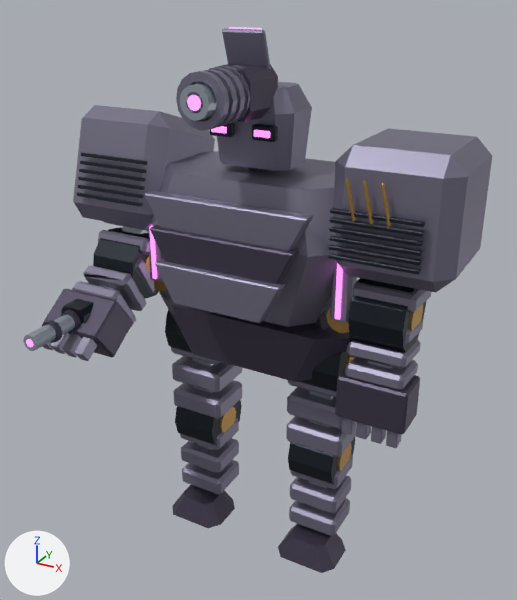
What one commit did to the glTF model public/assets/models/reference/t12.glb.
Camera for both pictures: a camera (50 mm lens) standing at (3.64, -6.75, 6.55) and looking at (0.17, -0.43, 3.39). Every picture has the same lights, and +X, +Y and +Z are marked at lower left. The first picture is the older version. Both versions are drawn at frame 13 of the action 'heavy'; the numbers are the values there.

Objects in the first picture: 'Export_chest_armor', 'Export_chest_shade', 'Export_elbow_l_dark', 'Export_head_armor', 'Export_hip_l_armor', 'Export_hip_r_armor', 'Export_hips_shade', 'Export_knee_l_armor', 'Export_shoulder_l_armor', 'Export_shoulder_l_dark', 'Export_shoulder_r_armor', 'Export_wrist_l_shade' and 43 more.
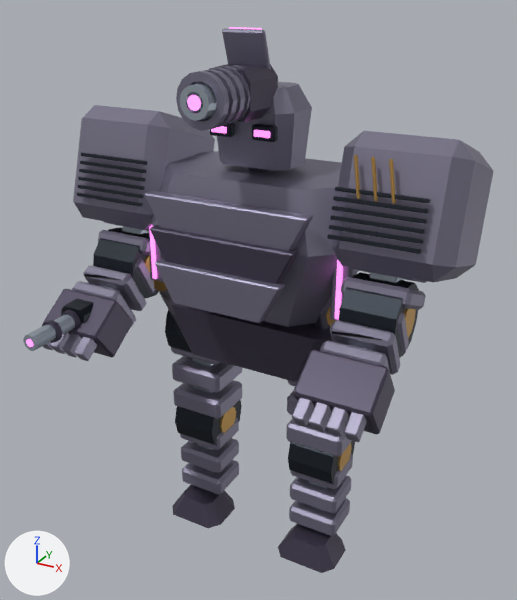
ob_shoulder_l is not drawn itself; it is the parent of ob_elbow_l, ob_export_shoulder_l_armor, ob_export_shoulder_l_brass, ob_export_shoulder_l_dark, ob_export_shoulder_l_steel.
ob_elbow_l is not drawn itself; it is the parent of ob_export_elbow_l_armor, ob_export_elbow_l_brass, ob_export_elbow_l_dark, ob_export_elbow_l_steel, ob_wrist_l.

Location of each change, (x1, y1, x2, y2) in pixels of the pictures (517 x 600 px):
'Export_shoulder_l_armor', turned
    before: (333, 128, 492, 313)
    after: (331, 131, 493, 310)
'Export_wrist_l_shade', turned
    before: (335, 370, 420, 435)
    after: (293, 349, 395, 435)
'Export_shoulder_l_dark', turned
    before: (328, 208, 425, 275)
    after: (327, 187, 431, 254)
'Export_elbow_l_armor', turned
    before: (345, 319, 423, 390)
    after: (320, 308, 409, 375)
'Export_elbow_l_dark', turned
    before: (348, 278, 426, 352)
    after: (339, 272, 419, 358)
'Export_wrist_l_armor', turned
    before: (342, 418, 401, 448)
    after: (292, 397, 367, 442)
'Export_shoulder_l_brass', turned
    before: (345, 178, 391, 228)
    after: (354, 155, 396, 204)
'Export_elbow_l_brass', turned
    before: (409, 304, 423, 331)
    after: (404, 308, 416, 338)
'Export_shoulder_l_steel', turned (not visible before)
    after: (369, 272, 404, 283)
'Export_elbow_l_steel', turned (mostly hidden)
    before: (367, 361, 391, 368)
    after: (349, 344, 373, 351)

What changed in the scene script:
```text
Change ob_shoulder_l:
    ob_shoulder_l.rotation_euler: (0.0, 0.0, 0.0) -> (-0.299, 0.0, 0.0)  # degrees (0, 0, 0) -> degrees (-17, 0, 0)
Change ob_elbow_l:
    ob_elbow_l.rotation_euler: (0.0, 0.0, 0.0) -> (-0.649, 0.0, 0.0)  # degrees (0, 0, 0) -> degrees (-37, 0, 0)
```
